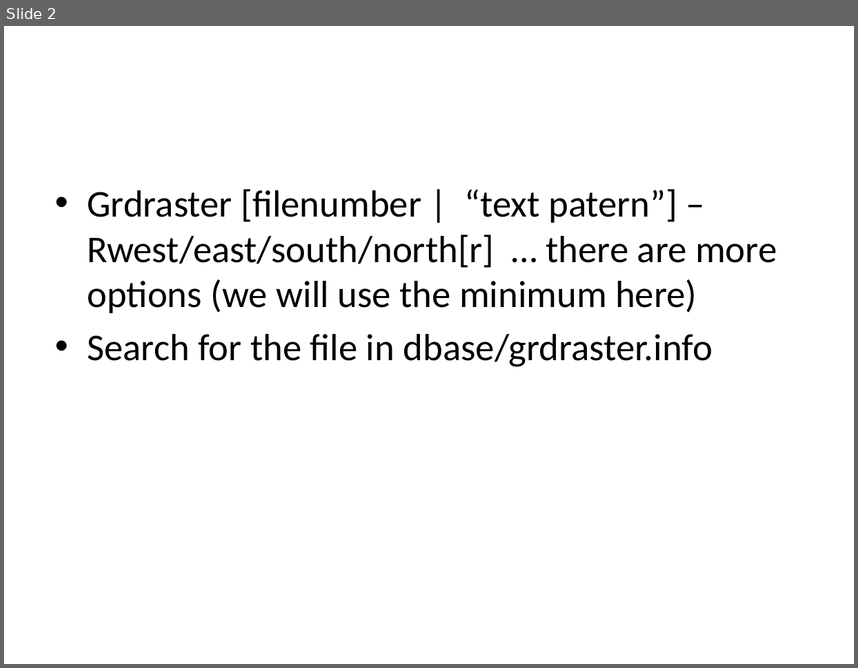
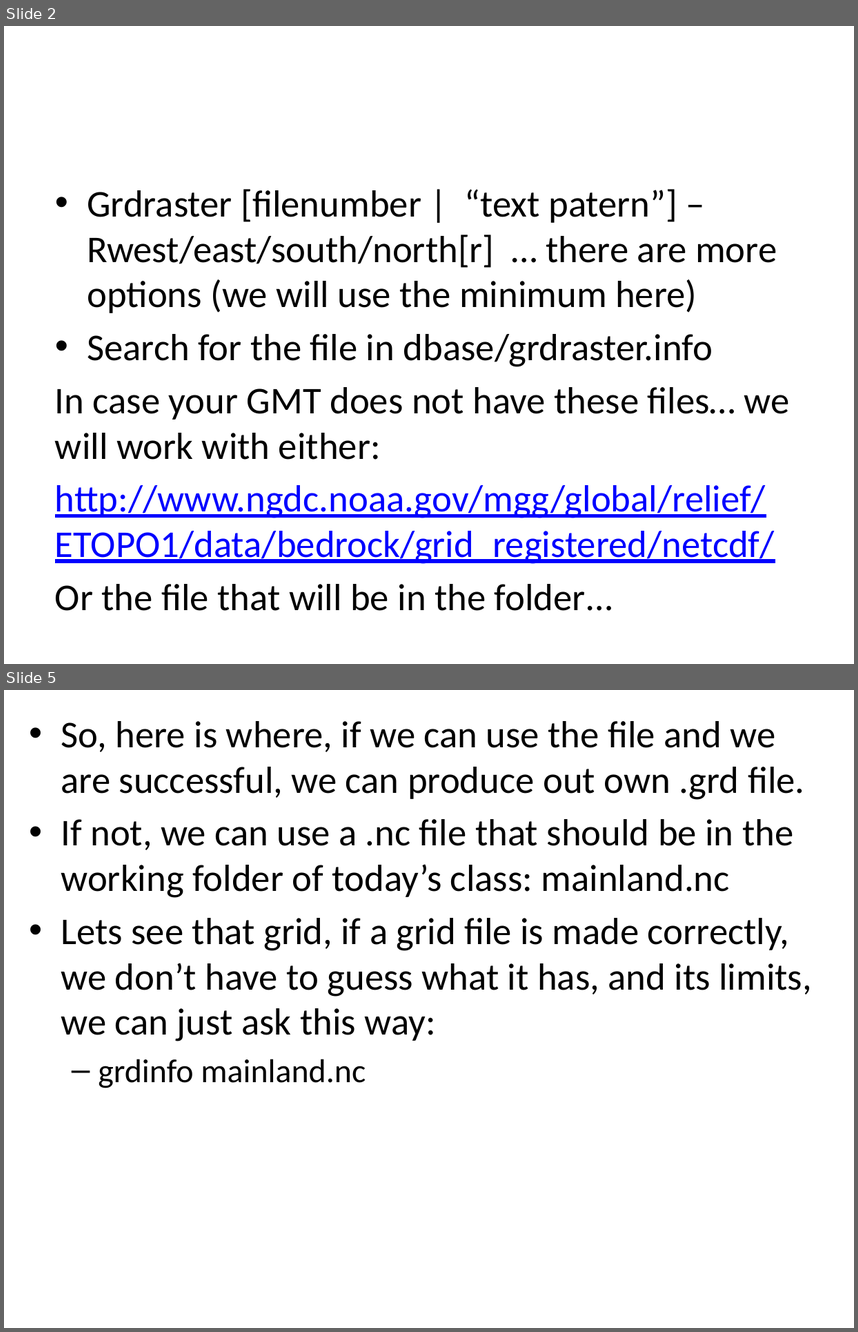
Before and after one commit to jconvers/GMT-class, a slide deck: class_3/grids.pptx. Shown one above the other, each under a label of ours: slide 2 before the commit, slides 2 and 5 after it; the slides between them are not shown. The pictures are 858x668 and 858x1332 pixels, drawn with LibreOffice and Linux fonts; fonts in the diff are those of the drawing. Boxes give left, top, right and bottom in pixels: in the first picture for what was removed or moved away, otherwise in the second. Text is boxed around its words. In the diff, an @@ line names an element or a change of style, - is before the commit and + after.

Commit message:
added the result grid file and modified presentation and scripts

```diff
--- a/class_3/grids.pptx
+++ b/class_3/grids.pptx
@@ slide 5 added at <box>4,690,854,1328</box>, background #FFFFFF @@
@@ text added at <box>61,721,812,1088</box>, 32 pt, text #000000 @@
+• So, here is where, if we can use the file and we are successful, we can produce out own .grd file.
+• If not, we can use a .nc file that should be in the working folder of today’s class: mainland.nc
+• Lets see that grid, if a grid file is made correctly, we don’t have to guess what it has, and its limits, we can just ask this way:
+  – grdinfo mainland.nc
@@ slide 2 changed as well @@
@@ text at <box>55,387,790,610</box>: paragraphs added @@
+In case your GMT does not have these files… we will work with either:
+http://www.ngdc.noaa.gov/mgg/global/relief/ETOPO1/data/bedrock/grid_registered/netcdf/
+Or the file that will be in the folder…
```
Also in this commit, not shown: 2 other slides added, 1 slide removed, 3 other files.
